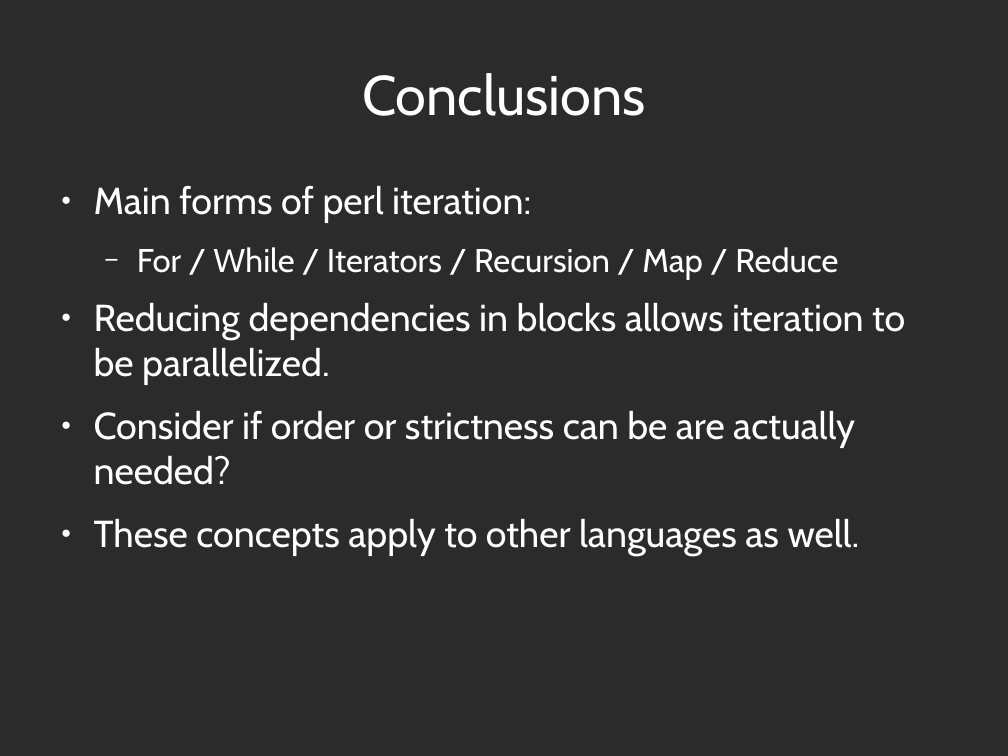
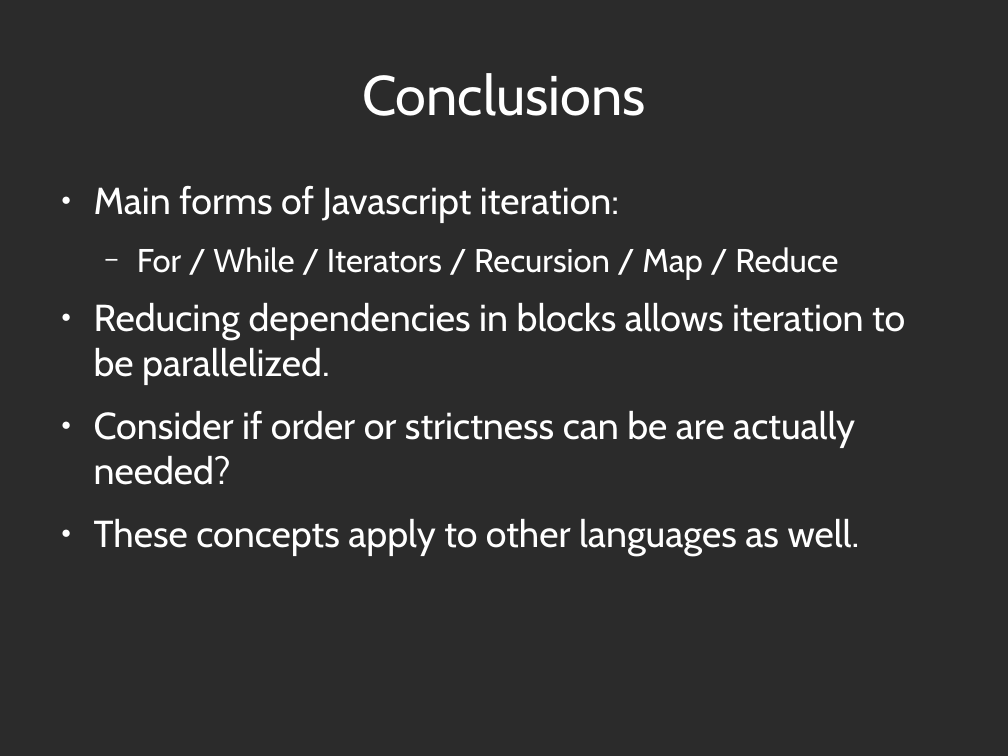
Before and after one commit to abramhindle/python-iteration-talk, a slide deck: slide 19 of iteration-talk-js.odp (slide 18 before the commit). Drawn at 1008x756 pixels with LibreOffice and Linux fonts; fonts in the diff are those of the drawing; background and template pictures are left out; a plain dark background stands for a picture behind light text. Boxes give left, top, right and bottom in pixels: in the first picture for what was removed or moved away, otherwise in the second. Text is boxed around its words. In the diff, an @@ line names an element or a change of style, - is before the commit and + after.

```diff
--- a/iteration-talk-js.odp
+++ b/iteration-talk-js.odp
@@ text at <box>94,186,619,223</box>: text changed @@
-● Main forms of perl iteration:
+● Main forms of Javascript iteration:
```
Also in this commit, not shown: 1 other slide changed, 1 slide added.
